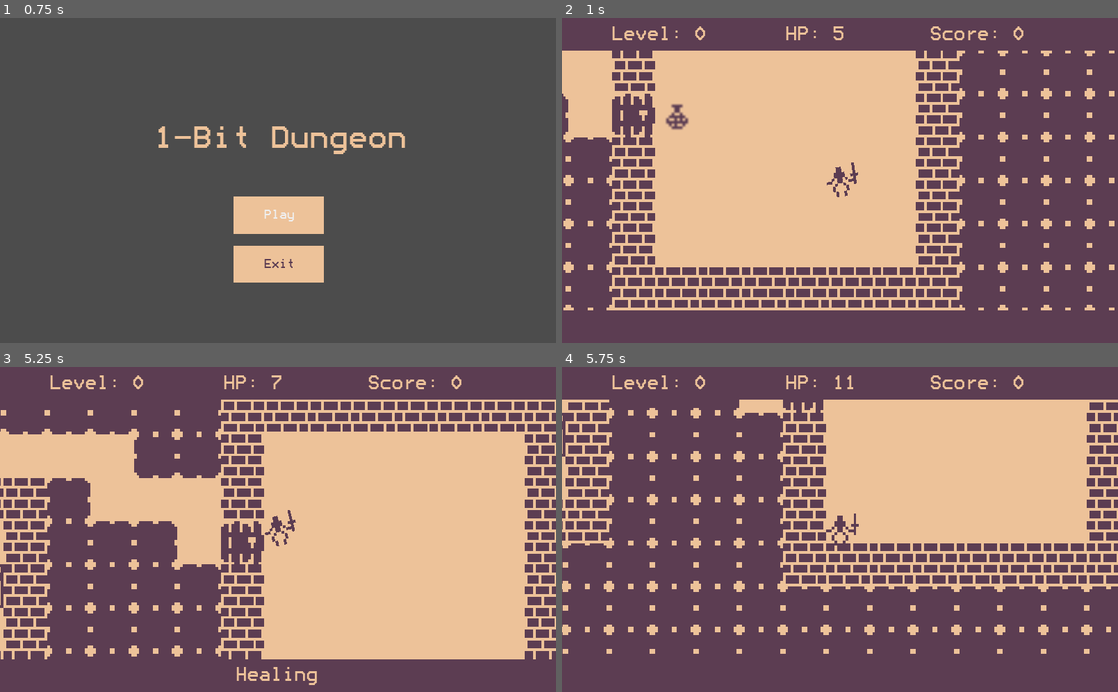
Above: before the commit, frames 1-4 (two rows, left to right).
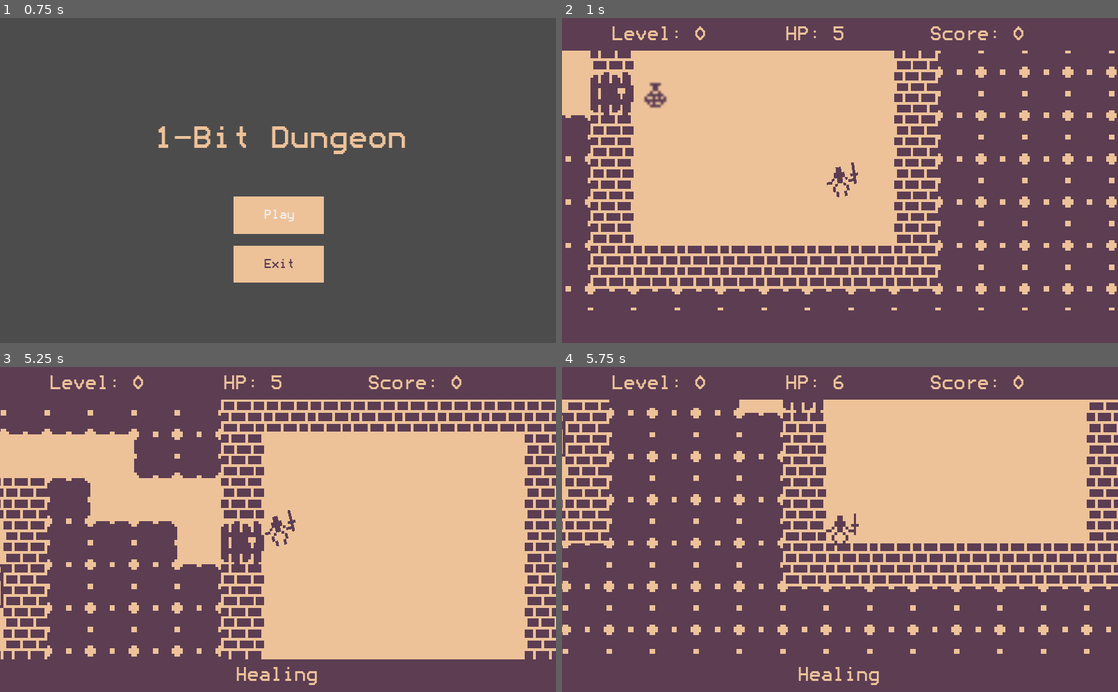
Above: after the commit, the same moments.

Repository: MichaelRRyan/Rogue-Shipwreck
Game: Godot game, scene res://Scenes/LicenceScene.tscn
Two runs of this game, one before a commit and one after it. Both use one fixed random seed, a clock stepped at 60 frames per second and the inputs below.
Inputs (mouse positions are in pixels of both pictures, inside the frame that each line leads up to):
- Up to frame 1 (0.75 s): tap Enter (ui_accept) at 0.5 s; move the mouse to (400, 164) at 0.52 s; press the mouse at (400, 164) at 0.53 s; hold Right (move_right) from 0.53 s (still down)
- Up to frame 2 (1 s): keep holding Right (move_right); tap Enter (ui_accept) at 0.77 s
- Up to frame 3 (5.25 s): move the mouse to (166, 545) at 1.27 s; release Right (move_right) at 1.28 s; release the mouse at (166, 545) at 1.28 s; hold Down (move_down) 1.28-2.03 s; click (166, 545) at 1.35 s; tap Enter (ui_accept) at 1.52, 2, 2.75, 3.02, 3.77, 4.52, 5 s; move the mouse to (333, 458) at 2.02 s; press the mouse at (333, 458) at 2.03 s; hold Right (move_right) 2.03-2.78 s; move the mouse to (250, 594) at 2.77 s; release the mouse at (250, 594) at 2.78 s; hold Up (move_up) 2.78-3.53 s; click (250, 594) at 2.85 s; move the mouse to (444, 578) at 3.52 s; press the mouse at (444, 578) at 3.53 s; hold Left (move_left) 3.53-5.03 s; move the mouse to (111, 480) at 4.27 s; release the mouse at (111, 480) at 4.28 s; click (111, 480) at 4.35 s; move the mouse to (305, 529) at 5.02 s; press the mouse at (305, 529) at 5.03 s; hold Down (move_down) from 5.03 s (still down)
- Up to frame 4 (5.75 s): keep holding Down (move_down)

Frame 1 is identical in both runs. In frame 2, 15% of the frame differs, in the area x 0-100%, y 10-90%; in frame 3, less than 0.1%; in frame 4, 0.3%.

Commit message:
Found potential fix to hidden tile problem

Diff:
--- a/Scenes/Player.tscn
+++ b/Scenes/Player.tscn
@@ -4,11 +4,11 @@
 [ext_resource path="res://Sprites/Player.png" type="Texture" id=2]
 [ext_resource path="res://Sprites/impairment - Copy.png" type="Texture" id=3]
 
+[sub_resource type="CircleShape2D" id=2]
+radius = 6.0
+
 [sub_resource type="CircleShape2D" id=1]
 radius = 5.0
-
-[sub_resource type="CircleShape2D" id=2]
-radius = 6.0
 
 [node name="Player" type="KinematicBody2D"]
 script = ExtResource( 1 )
@@ -16,15 +16,15 @@
 [node name="Sprite" type="Sprite" parent="."]
 texture = ExtResource( 2 )
 
+[node name="AttackArea" type="Area2D" parent="Sprite"]
+
+[node name="CollisionShape2D2" type="CollisionShape2D" parent="Sprite/AttackArea"]
+position = Vector2( 5, 0 )
+shape = SubResource( 2 )
+
 [node name="Impairment" type="Sprite" parent="."]
 visible = false
 texture = ExtResource( 3 )
 
 [node name="CollisionShape2D" type="CollisionShape2D" parent="."]
 shape = SubResource( 1 )
-
-[node name="Area2D" type="Area2D" parent="."]
-
-[node name="CollisionShape2D2" type="CollisionShape2D" parent="Area2D"]
-position = Vector2( 5, 0 )
-shape = SubResource( 2 )
--- a/Scripts/Game.gd
+++ b/Scripts/Game.gd
@@ -21,6 +21,7 @@
 var level_num = 0
 var enemies = []
 var enemy_pathfinding
+var level_generated = false
 
 # Node refs ---------------------------------------------------
 
@@ -44,9 +45,13 @@
 			$CanvasLayer/PauseMenu.appear()
 			return
 
-		#player.handle_input(event)
+func _process(_delta):
+	$CanvasLayer/HP.text = "HP: " + str(round(player.hp))
+	$CanvasLayer/Score.text = "Score: " + str(player.score)
 
 func next_level():
+
+	level_generated = false
 
 	# Build a new level
 	level.build_level(LEVEL_SIZES[level_num], LEVEL_ROOM_COUNTS[level_num], LEVEL_ENEMY_COUNTS[level_num], LEVEL_ITEM_COUNTS[level_num])
@@ -78,9 +83,17 @@
 
 	$CanvasLayer/Level.text = "Level: " + str(level_num)
 
+	#call_deferred("level_generated_true")
+	level_generated = true
+
 	call_deferred("update_visuals")
 
+func level_generated_true():
+	level_generated = true
+
 func update_visuals():
+	if !level_generated:
+		return
 
 	var player_center = tile_to_pixel_center(player.tile.x, player.tile.y)
 	var space_state = get_world_2d().direct_space_state
@@ -108,9 +121,6 @@
 			var occlusion = space_state.intersect_ray(player_center, item_center)
 			if !occlusion:
 				item.visible = true
-
-	$CanvasLayer/HP.text = "HP: " + str(player.hp)
-	$CanvasLayer/Score.text = "Score: " + str(player.score)
 
 func tile_to_pixel_center(x, y):
 	return Vector2((x + 0.5) * TILE_SIZE, (y + 0.5) * TILE_SIZE)
--- a/Scripts/Level.gd
+++ b/Scripts/Level.gd
@@ -28,7 +28,6 @@
 func build_level(size, room_count, enemy_count, item_count):
 
 	# Reset the map and collections
-
 	rooms.clear()
 	map.clear()
 	tile_map.clear()
--- a/Scripts/Player.gd
+++ b/Scripts/Player.gd
@@ -47,12 +47,12 @@
 # -------------------------------------------------------------
 func set_tile(tile_pos):
 	tile = tile_pos
-	position = tile * 16
+	position = tile * 16 + Vector2(8, 8)
 
 # -------------------------------------------------------------
 func _input(event):
 	if event.is_action_pressed("mouse_click"):
-		var overlapping_bodies = $Area2D.get_overlapping_bodies()
+		var overlapping_bodies = $Sprite/AttackArea.get_overlapping_bodies()
 		if overlapping_bodies:
 			for body in overlapping_bodies:
 				if body != self:
@@ -60,7 +60,7 @@
 						body.take_damage(1)
 
 # -------------------------------------------------------------
-func _physics_process(_delta):
+func _physics_process(delta):
 	var speed = 150
 	var velocity = Vector2.ZERO
 
@@ -80,24 +80,24 @@
 
 		emit_signal("moved")
 
-	look_at(get_global_mouse_position())
+	$Sprite.look_at(get_global_mouse_position())
 
 	if impaired_turns > 0:
-		impaired_turns -= 1
-		if impaired_turns == 0:
+		impaired_turns -= delta
+		if impaired_turns <= 0:
 			status_bar_ref.get_node("Blindness").visible = false
 			$Impairment.visible = false
 
 	if healing_turns > 0:
-		healing_turns -= 1
-		hp += 2
-		if healing_turns == 0:
+		healing_turns -= delta
+		hp += 2 * delta
+		if healing_turns <= 0:
 			status_bar_ref.get_node("Healing").visible = false
 
 	if poison_turns > 0:
-		poison_turns -= 1
-		damage(1)
-		if poison_turns == 0:
+		poison_turns -= delta
+		damage(1 * delta)
+		if poison_turns <= 0:
 			status_bar_ref.get_node("Poisoned").visible = false
 
 	check_level_collisions()
